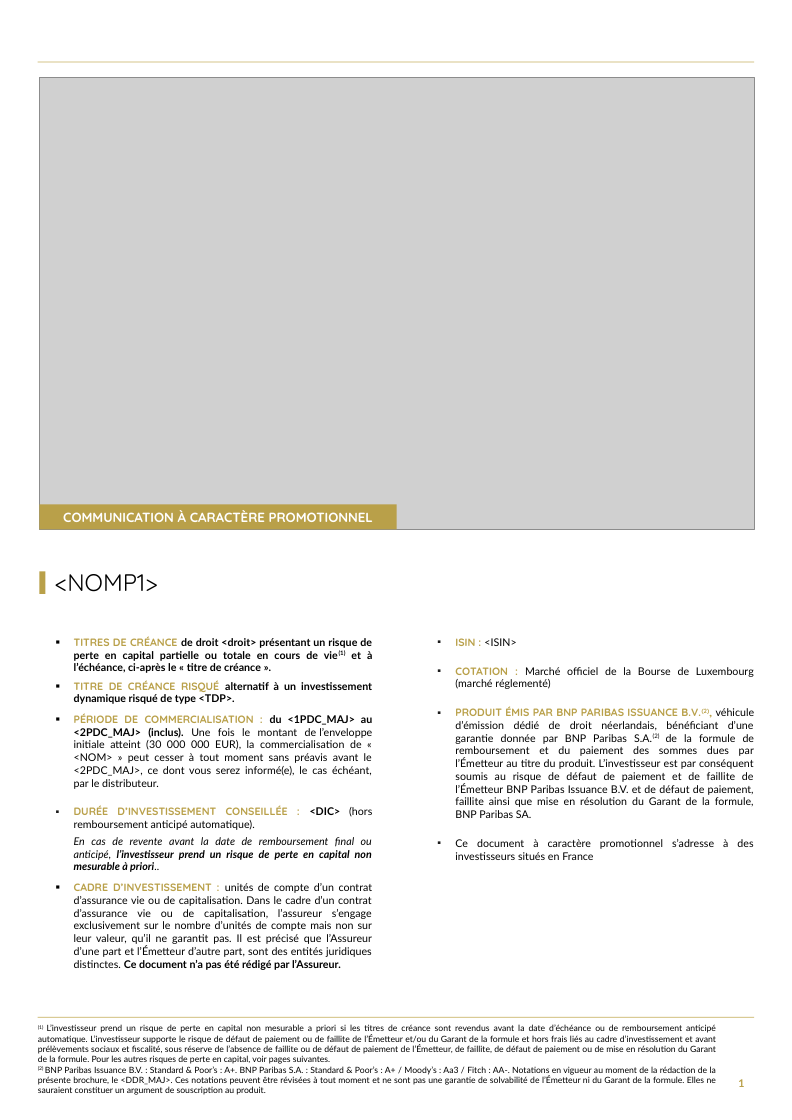
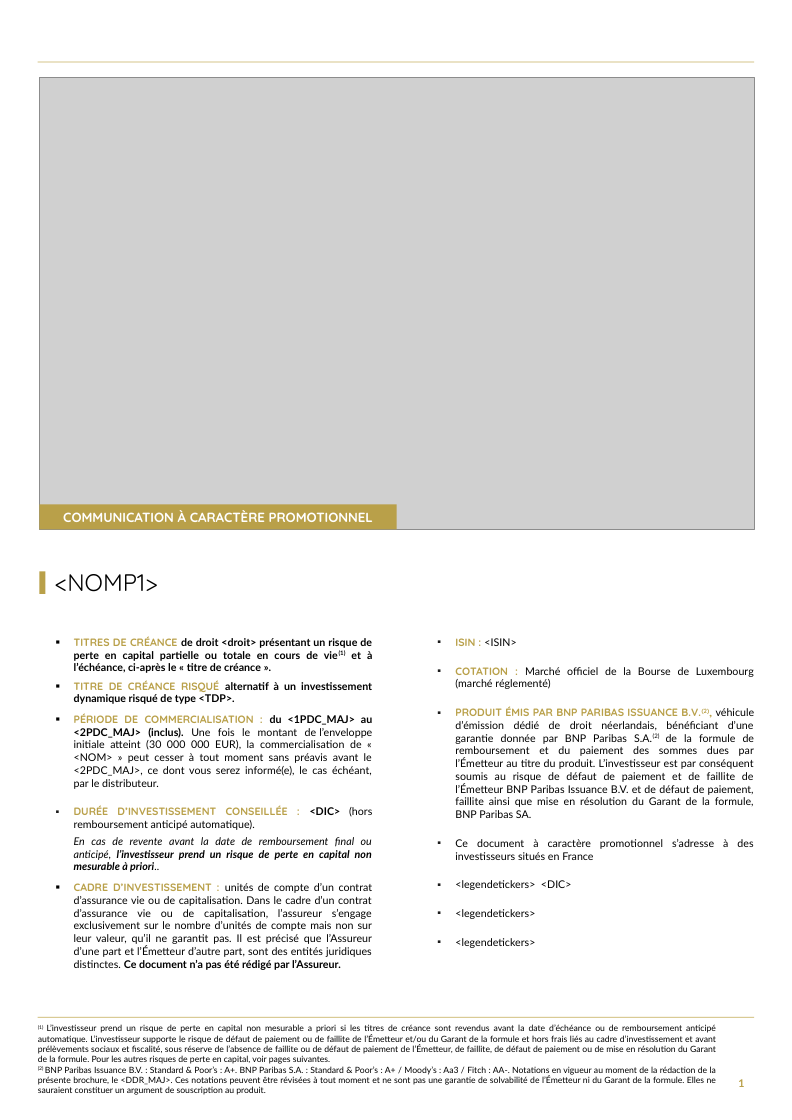
Before and after one commit to guillaumejacquin/equitim-project2, a slide deck: slide 1 of Templates/testmercredi.pptx. Drawn at 792x1120 pixels with LibreOffice and Linux fonts; fonts in the diff are those of the drawing; grey boxes stand for pictures; background and template pictures are left out. Boxes give left, top, right and bottom in pixels: in the first picture for what was removed or moved away, otherwise in the second. Text is boxed around its words. In the diff, an @@ line names an element or a change of style, - is before the commit and + after.

```diff
--- a/Templates/testmercredi.pptx
+++ b/Templates/testmercredi.pptx
@@ text at box(455, 880, 572, 948): paragraphs added @@
+▪ <legendetickers> <DIC>
+▪ <legendetickers>
+▪ <legendetickers>
```
Also in this commit, not shown: 5 other slides changed, 27 other files.
